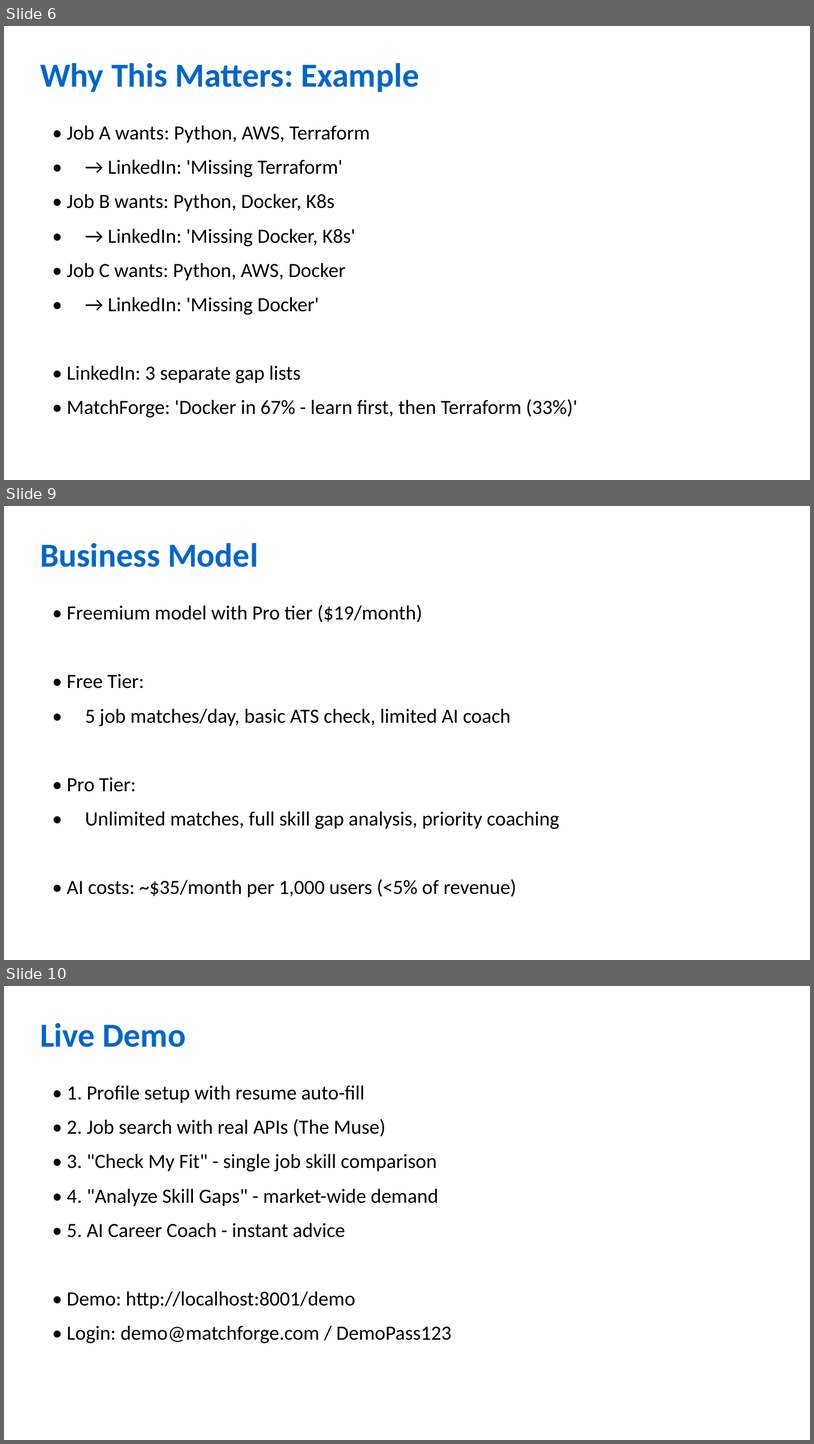
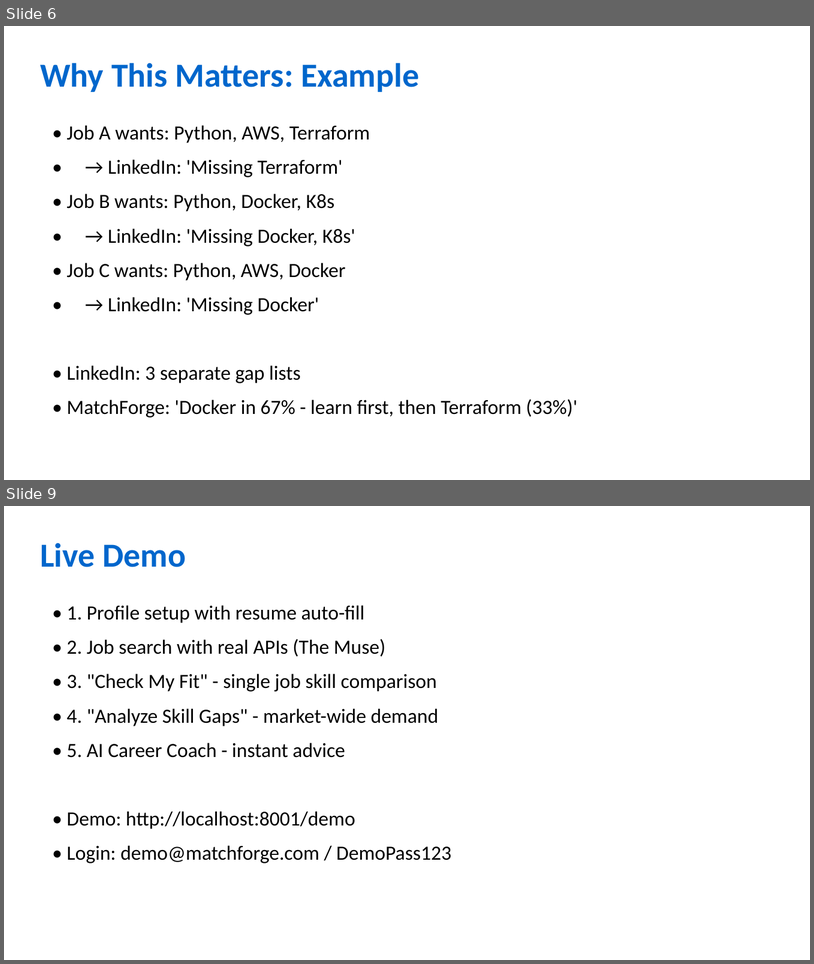
Before and after one commit to jerm71279/matchforge, a slide deck: business_plan/MatchForge_Presentation.pptx. Shown one above the other, each under a label of ours: slides 6, 9 and 10 before the commit, slides 6 and 9 after it; the slides between them are not shown. The pictures are 814x1444 and 814x964 pixels, drawn with LibreOffice and Linux fonts; fonts in the diff are those of the drawing. Boxes give left, top, right and bottom in pixels: in the first picture for what was removed or moved away, otherwise in the second. Text is boxed around its words. In the diff, an @@ line names an element or a change of style, - is before the commit and + after.

Commit message:
Remove costs from business plan and presentation

```diff
--- a/business_plan/MatchForge_Presentation.pptx
+++ b/business_plan/MatchForge_Presentation.pptx
@@ slide 9 removed at box(4, 506, 810, 960), background #FFFFFF @@
@@ text removed at box(40, 543, 258, 567) @@
-Business Model
@@ text removed at box(67, 604, 560, 897) @@
-• Freemium model with Pro tier ($19/month)
-• Free Tier:
-• 5 job matches/day, basic ATS check, limited AI coach
-• Pro Tier:
-• Unlimited matches, full skill gap analysis, priority coaching
-• AI costs: ~$35/month per 1,000 users (<5% of revenue)
@@ what was slide 10 is now slide 9 @@
```
Also in this commit, not shown: 5 slides changed, 1 other file.
